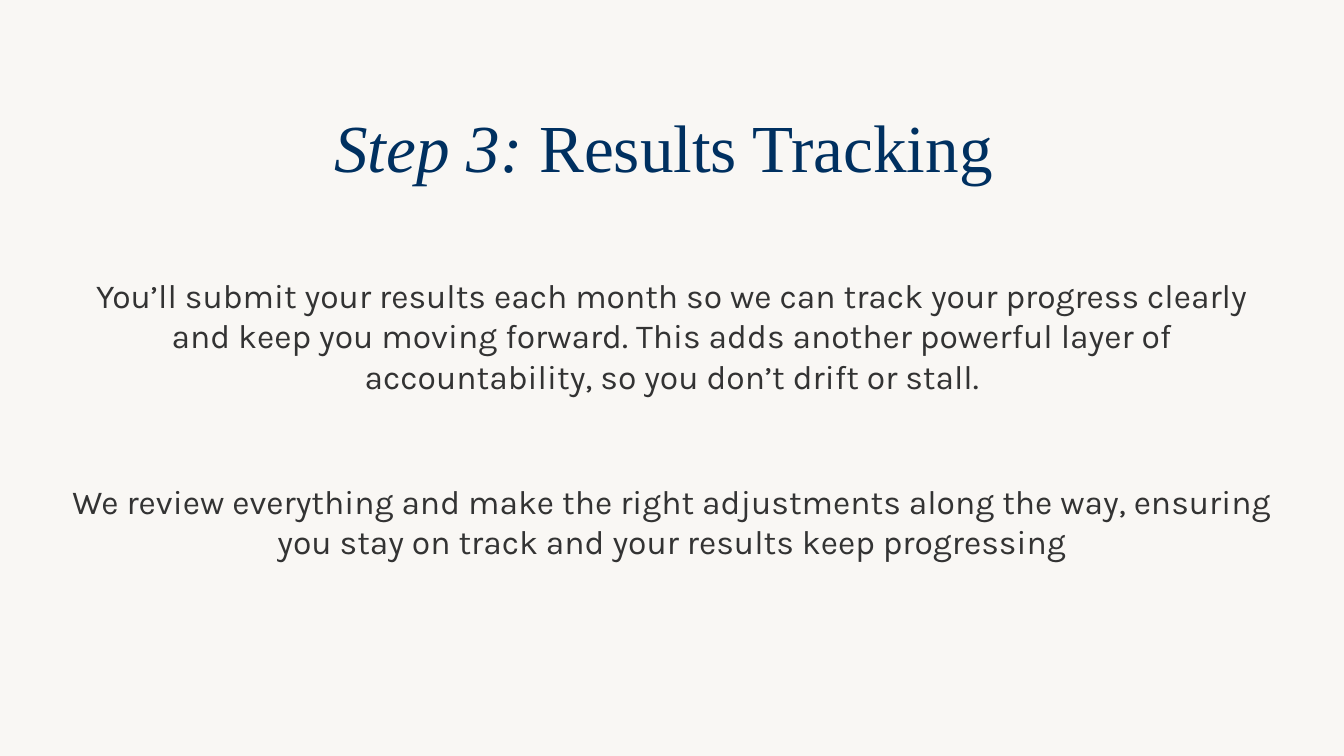
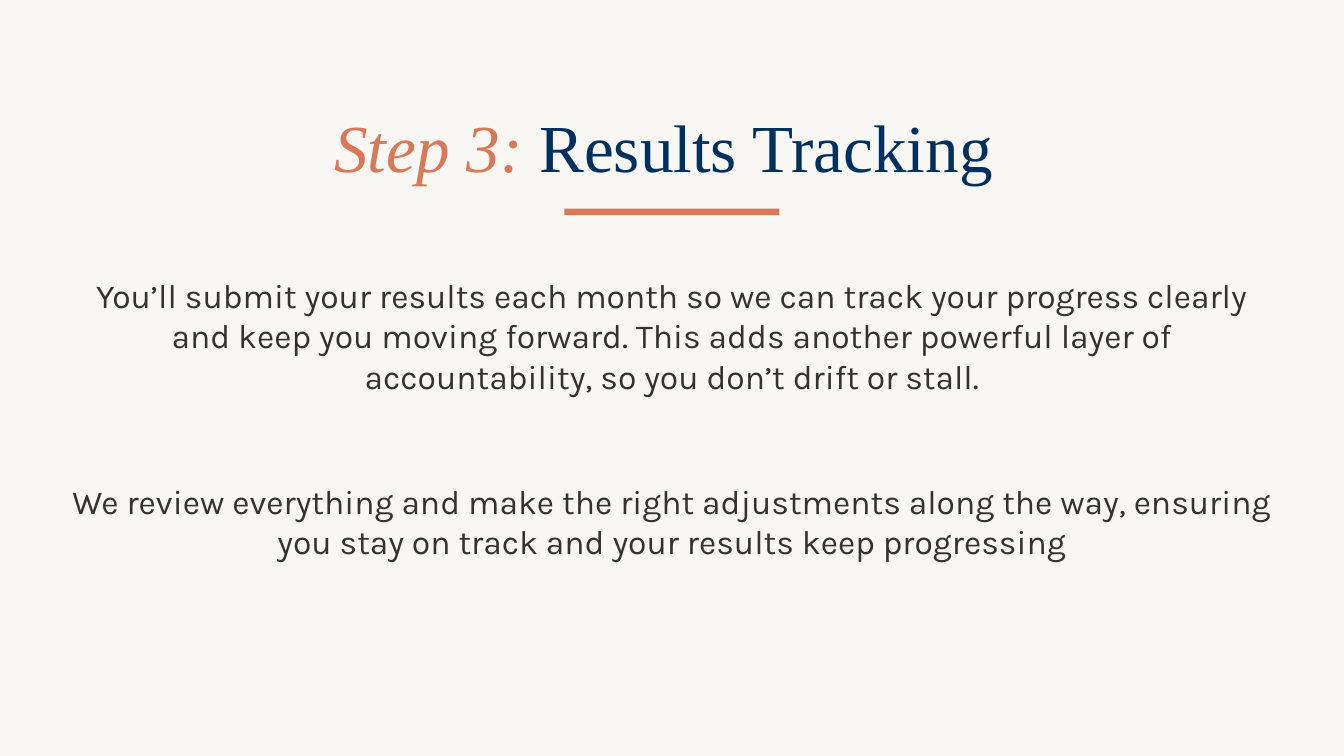
Before and after one commit to WeAreWLA/21-day-reset, a slide deck: slide 8 of wla-vip-121-launch.pptx. Drawn at 1344x756 pixels with LibreOffice and Linux fonts; fonts in the diff are those of the drawing. Boxes give left, top, right and bottom in pixels: in the first picture for what was removed or moved away, otherwise in the second. Text is boxed around its words. In the diff, an @@ line names an element or a change of style, - is before the commit and + after.

```diff
--- a/wla-vip-121-launch.pptx
+++ b/wla-vip-121-launch.pptx
@@ text "Step 3: Results Tracking" at <box>334,125,993,185</box>: text colour #003060 to #D97757 in "Step 3:" @@
@@ rectangle added at <box>564,208,780,215</box>, fill #D97757 @@
```
Also in this commit, not shown: 17 other slides changed.
